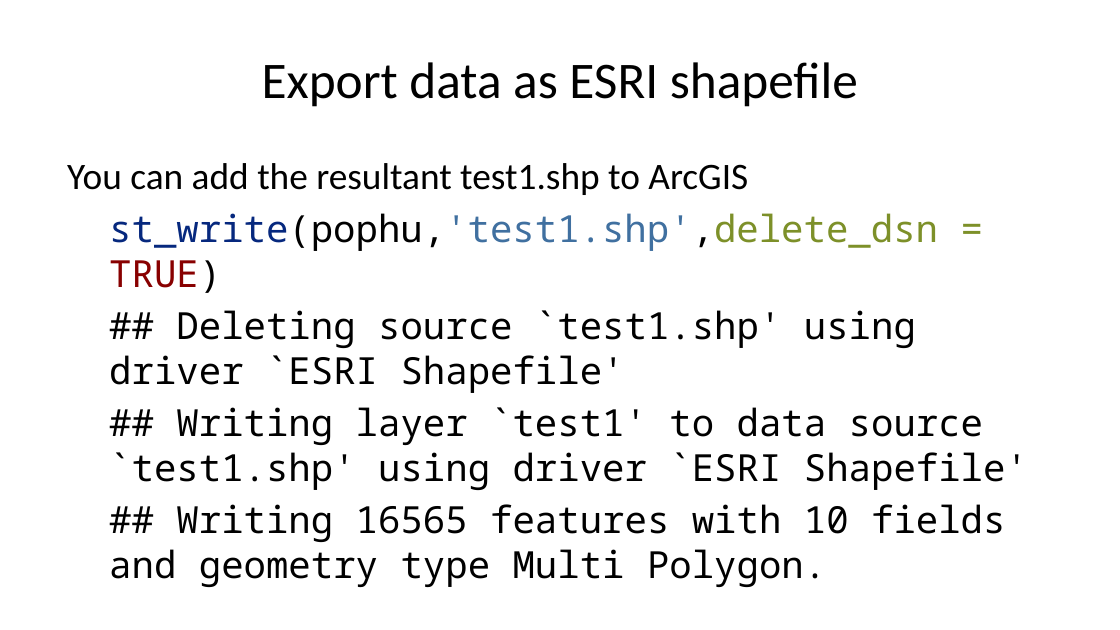
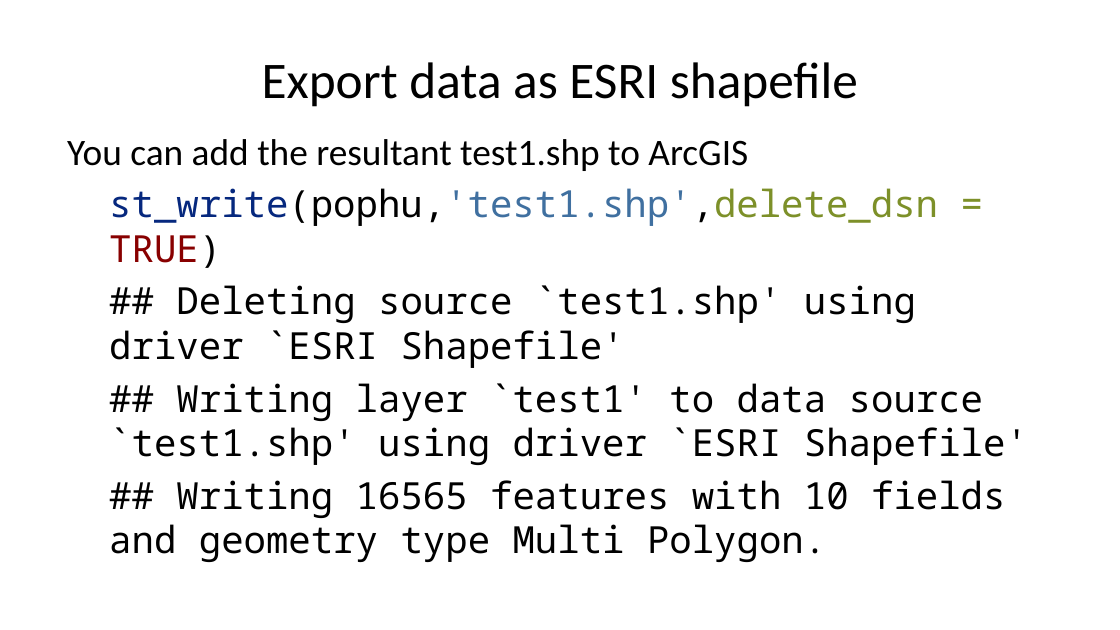
Before and after one commit to yangshao2/Geog4254-5254G, a slide deck: slide 21 of week2/week2.pptx. Drawn at 1120x630 pixels with LibreOffice and Linux fonts; fonts in the diff are those of the drawing. Boxes give left, top, right and bottom in pixels: in the first picture for what was removed or moved away, otherwise in the second. Text is boxed around its words. In the diff, an @@ line names an element or a change of style, - is before the commit and + after.

```diff
--- a/week2/week2.pptx
+++ b/week2/week2.pptx
@@ text "You can add the resultant ...": place and size @@
-text "You can add the resultant ..." at [67, 163, 1028, 587]
+text "You can add the resultant ..." at [67, 139, 1028, 562]
```
Also in this commit, not shown: 9 other slides changed, 1 slide added, 24 other files.
